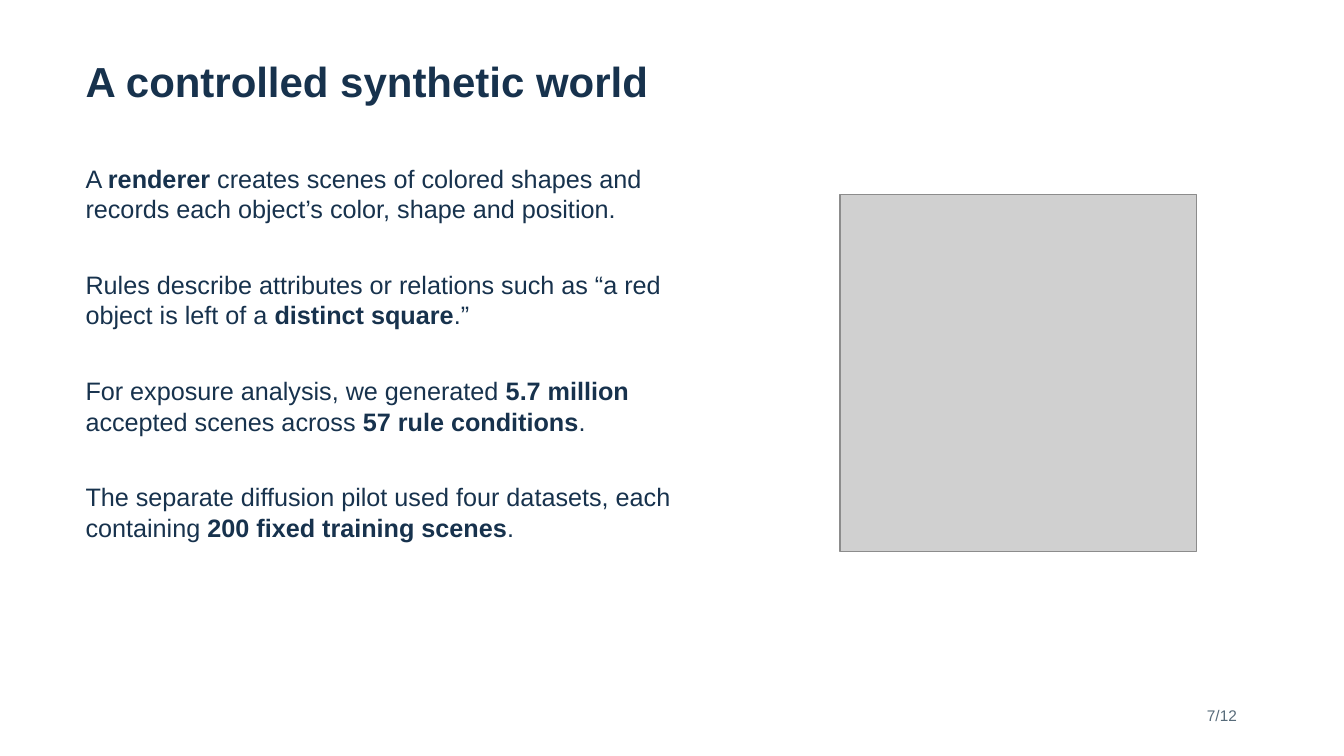
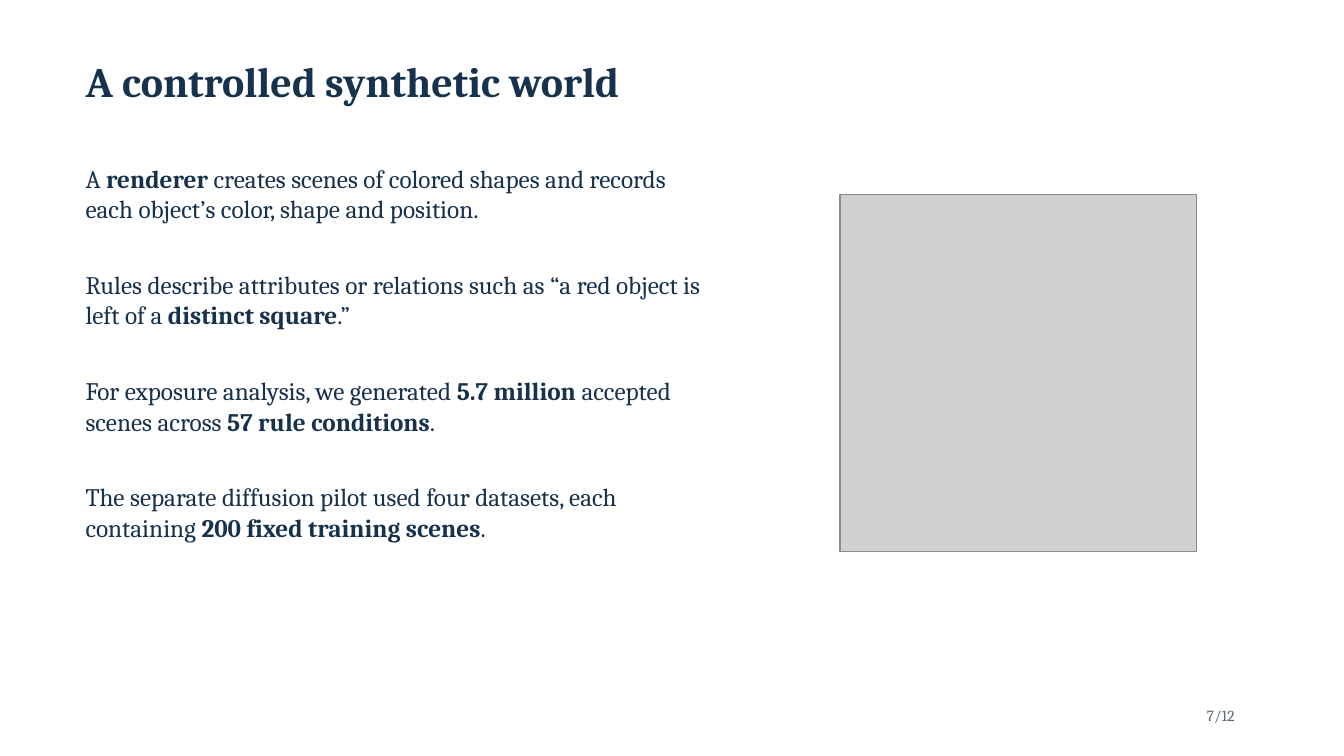
Before and after one commit to Space-Dev0/muadib, a slide deck: slide 7 of presentation/powerpoint/submission-final.pptx. Drawn at 1344x756 pixels with LibreOffice and Linux fonts; fonts in the diff are those of the drawing; grey boxes stand for pictures. Boxes give left, top, right and bottom in pixels: in the first picture for what was removed or moved away, otherwise in the second. Text is boxed around its words. In the diff, an @@ line names an element or a change of style, - is before the commit and + after.

```diff
--- a/presentation/powerpoint/submission-final.pptx
+++ b/presentation/powerpoint/submission-final.pptx
@@ font Arial to Cambria in 6 elements at [86,67,619,107], [1207,710,1235,723], [86,170,666,224], [86,276,700,330], [86,382,671,432], [86,488,617,543] @@
```
Also in this commit, not shown: 11 other slides changed, 3 other files.
